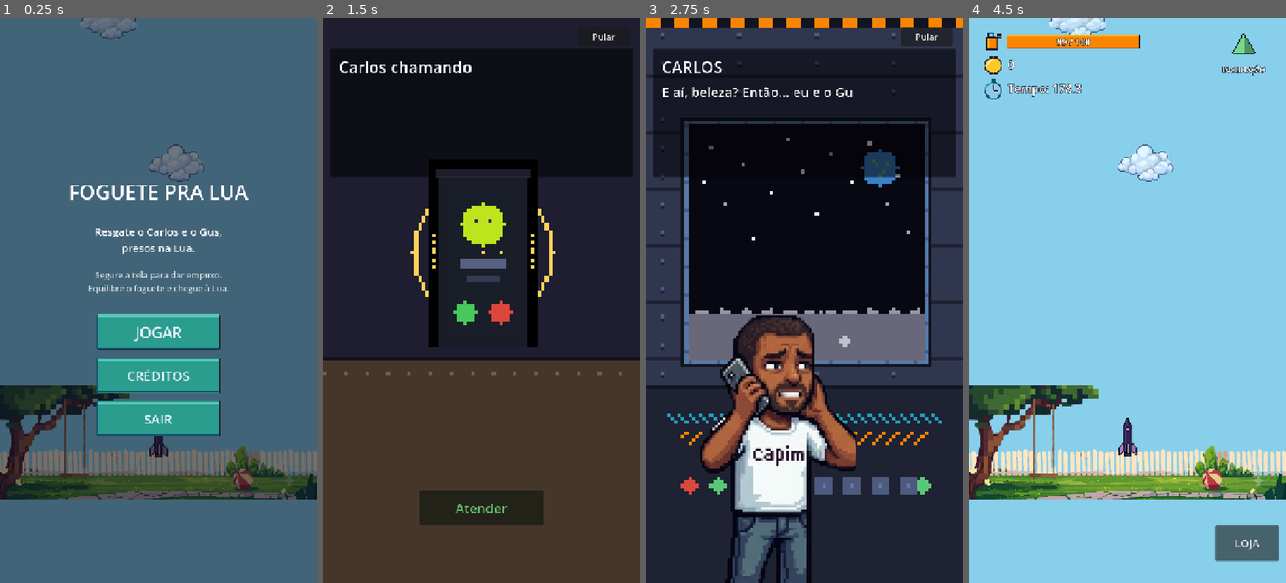
Above: before the commit, frames 1-4 (left to right).
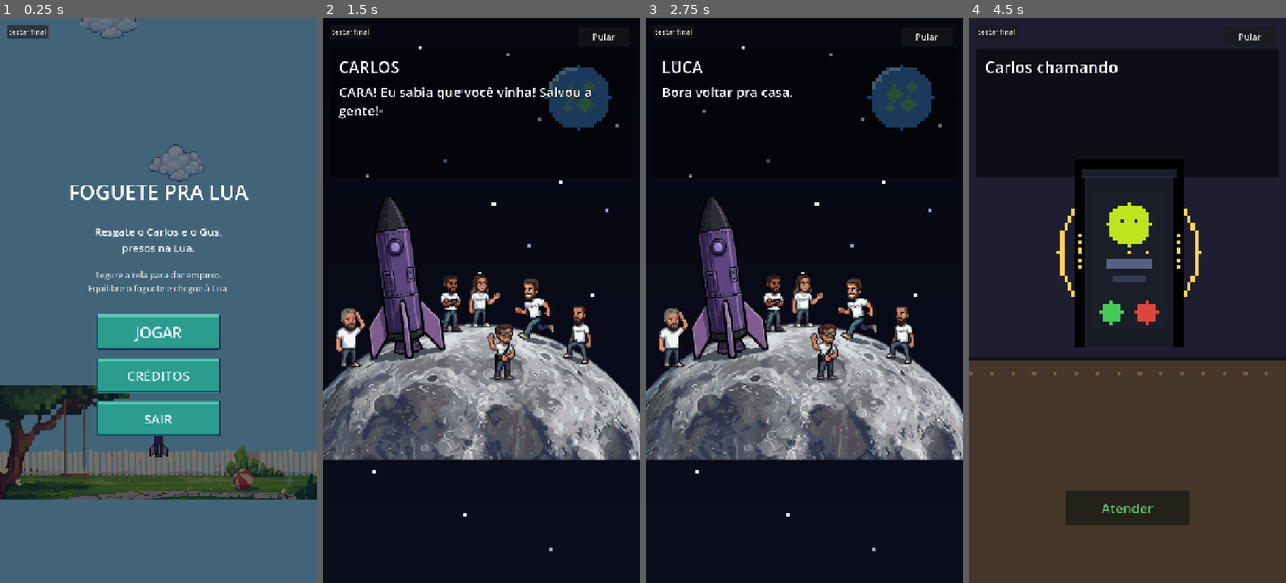
Above: after the commit, the same moments.

Repository: lucasevero/foguete-pra-lua
Game: Godot game, scene res://main.tscn
Same seed, same stepped clock (60 frames per second), same inputs: the game is played once before the commit and once after it.
Inputs (mouse positions are in pixels of both pictures, inside the frame that each line leads up to):
- Up to frame 1 (0.25 s): no input
- Up to frame 2 (1.5 s): click (351, 29) at 0.5 s, where only the run after the commit has a clickable "testar final"; click (481, 334) at 1.25 s, where only the run before the commit has a clickable "JOGAR"
- Up to frame 3 (2.75 s): click (804, 509) at 2 s, where only the run before the commit has a clickable "Atender"
- Up to frame 4 (4.5 s): click "Pular" at 2.75 s; click (1127, 345) at 3.5 s, where only the run after the commit has a clickable "REINICIAR"; click (1127, 334) at 4.25 s, where only the run after the commit has a clickable "JOGAR"

The runs differ from the first frame. In frame 1, 0.3% of the frame differs, in the area x 2-16%, y 1-4%; in frame 2, 70%; in frame 3, 57%; in frame 4, 99%, in the area x 0-100%, y 0-100%.

Commit message:
feat(integration): CENA 2 usa ilustrações cena_final sobre fundo de espaço + botão de teste
- cutscene_final: usa cena_final1 (chegada) / cena_final2 (foguete quebrado) como
  scene_art por cima de um space_bg estrelado; sem retratos (a cena mostra todos).
- CutsceneBeat: +campo scene_art (ilustração por cima do fundo); player ganha camada SceneArt.
- game_manager: botão DEBUG "testar final" no menu p/ tocar a CENA 2 sem jogar.
- remove fundos procedurais órfãos (moon_surface/moon_sit).

Co-Authored-By: Claude Opus 4.8 (1M context) <noreply@anthropic.com>

Diff:
--- a/cutscene_beat.gd
+++ b/cutscene_beat.gd
@@ -14,6 +14,7 @@
 @export var portrait_side: PortraitSide = PortraitSide.LEFT
 @export var background: Texture2D                     # null = usa background_color
 @export var background_color: Color = Color.BLACK     # fallback quando não há textura
+@export var scene_art: Texture2D                     # ilustração POR CIMA do fundo (ex.: cena final) — null = nenhuma
 @export var sfx: AudioStream                          # som opcional do beat
 @export var auto_advance_after: float = 0.0           # 0 = espera input; >0 = auto após N s
 
--- a/cutscene_final.gd
+++ b/cutscene_final.gd
@@ -1,45 +1,45 @@
 class_name CutsceneFinal
 ## Dados da CENA 2 (final — a chegada). Fonte: roteiro do time.
 ## Área: integration. Reaproveita o CutscenePlayer.
+##
+## Usa as ILUSTRAÇÕES de cena final do time (cenas completas, com todos os
+## personagens) sobre um fundo de espaço estrelado (space_bg). Por isso NÃO usa
+## retratos individuais:
+##   cena_final1 = chegada feliz, foguete intacto;
+##   cena_final2 = foguete quebrado/fumaçando, os três presos.
 
-const MOON := Color(0.11, 0.12, 0.18)     # fallback (interior/espaço)
-const GROUND := Color(0.10, 0.11, 0.18)   # fallback (exterior lunar)
-
-const CARLOS_1 := preload("res://assets/cutscenes/carlos1.png")
-const CARLOS_2 := preload("res://assets/cutscenes/carlos2.png")
-const GUS_2 := preload("res://assets/cutscenes/gus2.png")
-const LUCA_1 := preload("res://assets/cutscenes/luca1.png")
-const LUA_BG := preload("res://assets/cutscenes/lua_bg.png")
-const MOON_SURFACE := preload("res://assets/cutscenes/moon_surface.png")
-const MOON_SIT := preload("res://assets/cutscenes/moon_sit.png")
+const SPACE := Color(0.03, 0.03, 0.06)   # fallback caso o space_bg falte
+const SPACE_BG := preload("res://assets/cutscenes/space_bg.png")     # fundo: espaço estrelado
+const CENA_1 := preload("res://assets/cutscenes/cena_final1.png")    # chegada, foguete intacto
+const CENA_2 := preload("res://assets/cutscenes/cena_final2.png")    # foguete quebrado, presos
 
 static func build() -> Array[CutsceneBeat]:
 	var K := CutsceneBeat.Kind
 	var S := CutsceneBeat.PortraitSide
 	var beats: Array[CutsceneBeat] = [
-		CutsceneBeat.make(K.DIALOGUE, "CARLOS", "CARA! Eu sabia que você vinha! Salvou a gente!", S.LEFT, GROUND, ""),
-		CutsceneBeat.make(K.DIALOGUE, "LUCA", "Bora voltar pra casa.", S.RIGHT, GROUND, ""),
-		CutsceneBeat.make(K.DIALOGUE, "", "(Todos entram. Ignição… o motor tosse. Tenta de novo. Silêncio.)", S.LEFT, MOON, ""),
-		CutsceneBeat.make(K.DIALOGUE, "GUS", "Ãhn… Carlos.", S.RIGHT, MOON, ""),
-		CutsceneBeat.make(K.DIALOGUE, "CARLOS", "Que foi.", S.LEFT, MOON, ""),
-		CutsceneBeat.make(K.DIALOGUE, "GUS", "Esse foguete também não tem a volta codada.", S.RIGHT, MOON, ""),
-		CutsceneBeat.make(K.DIALOGUE, "", "(Os três, sentados na Lua. Capacetes na mão. A Terra, brilhando.)", S.LEFT, GROUND, ""),
-		CutsceneBeat.make(K.DIALOGUE, "CARLOS", "…Alguém trouxe o lanche?", S.LEFT, GROUND, ""),
-		CutsceneBeat.make(K.CAPTION, "", "Missão de resgate: concluída.\nMissão de retorno: não implementada.\n// TODO: codar a volta", S.LEFT, GROUND, ""),
+		CutsceneBeat.make(K.DIALOGUE, "CARLOS", "CARA! Eu sabia que você vinha! Salvou a gente!", S.LEFT, SPACE, ""),
+		CutsceneBeat.make(K.DIALOGUE, "LUCA", "Bora voltar pra casa.", S.RIGHT, SPACE, ""),
+		CutsceneBeat.make(K.DIALOGUE, "", "(Todos entram. Ignição… o motor tosse. Tenta de novo. Silêncio.)", S.LEFT, SPACE, ""),
+		CutsceneBeat.make(K.DIALOGUE, "GUS", "Ãhn… Carlos.", S.RIGHT, SPACE, ""),
+		CutsceneBeat.make(K.DIALOGUE, "CARLOS", "Que foi.", S.LEFT, SPACE, ""),
+		CutsceneBeat.make(K.DIALOGUE, "GUS", "Esse foguete também não tem a volta codada.", S.RIGHT, SPACE, ""),
+		CutsceneBeat.make(K.DIALOGUE, "", "(Os três, sentados na Lua. Capacetes na mão. A Terra, brilhando.)", S.LEFT, SPACE, ""),
+		CutsceneBeat.make(K.DIALOGUE, "CARLOS", "…Alguém trouxe o lanche?", S.LEFT, SPACE, ""),
+		CutsceneBeat.make(K.CAPTION, "", "Missão de resgate: concluída.\nMissão de retorno: não implementada.\n// TODO: codar a volta", S.LEFT, SPACE, ""),
 	]
-	beats[0].portrait = CARLOS_1
-	beats[1].portrait = LUCA_1
-	beats[3].portrait = GUS_2
-	beats[4].portrait = CARLOS_2
-	beats[5].portrait = GUS_2
-	# beats 2, 6, 7, 8 sem retrato (ação / wide-shot / legenda)
-	beats[0].background = MOON_SURFACE
-	beats[1].background = MOON_SURFACE
-	beats[2].background = LUA_BG
-	beats[3].background = LUA_BG
-	beats[4].background = LUA_BG
-	beats[5].background = LUA_BG
-	beats[6].background = MOON_SIT
-	beats[7].background = MOON_SIT
-	beats[8].background = MOON_SIT
+	# fundo de espaço em todos os beats; a ilustração (cena_final) vem por cima.
+	for b in beats:
+		b.background = SPACE_BG
+	# chegada feliz (foguete intacto) nos 2 primeiros; da ignição falha em diante,
+	# a cena do foguete quebrado / os três presos.
+	beats[0].scene_art = CENA_1
+	beats[1].scene_art = CENA_1
+	beats[2].scene_art = CENA_2
+	beats[3].scene_art = CENA_2
+	beats[4].scene_art = CENA_2
+	beats[5].scene_art = CENA_2
+	beats[6].scene_art = CENA_2
+	beats[7].scene_art = CENA_2
+	beats[8].scene_art = CENA_2
+	# sem retratos: as ilustrações já mostram os personagens.
 	return beats
--- a/cutscene_player.gd
+++ b/cutscene_player.gd
@@ -32,6 +32,7 @@
 
 @onready var _bg: ColorRect = $Background
 @onready var _bg_art: TextureRect = $BackgroundArt
+@onready var _scene_art: TextureRect = $SceneArt
 @onready var _scene: Control = $Scene
 @onready var _top_panel: Panel = $Scene/TopPanel
 @onready var _location: Label = $Scene/TopPanel/LocationLabel
@@ -87,11 +88,16 @@
 
 func _show_beat(beat: CutsceneBeat) -> void:
 	_bg.color = beat.background_color        # cor de fallback do ambiente
-	if beat.background != null:               # textura do ambiente (ex.: LUA)
+	if beat.background != null:               # textura do ambiente (ex.: LUA, espaço)
 		_bg_art.texture = beat.background
 		_bg_art.visible = true
 	else:
 		_bg_art.visible = false
+	if beat.scene_art != null:                # ilustração por cima do fundo (ex.: cena final)
+		_scene_art.texture = beat.scene_art
+		_scene_art.visible = true
+	else:
+		_scene_art.visible = false
 	if beat.sfx != null:
 		_audio.stream = beat.sfx
 		_audio.play()
--- a/cutscene_player.tscn
+++ b/cutscene_player.tscn
@@ -18,6 +18,14 @@
 anchor_bottom = 1.0
 expand_mode = 1
 stretch_mode = 6
+
+[node name="SceneArt" type="TextureRect" parent="."]
+visible = false
+mouse_filter = 2
+anchor_right = 1.0
+anchor_bottom = 1.0
+expand_mode = 1
+stretch_mode = 5
 
 [node name="Scene" type="Control" parent="."]
 mouse_filter = 2
--- a/game_manager.gd
+++ b/game_manager.gd
@@ -36,6 +36,20 @@
 	get_tree().paused = true            # congela tudo; a UI mostra o menu por cima
 	if _has_started_once:
 		_begin()                        # REINICIAR: joga direto (sem cutscene)
+	_add_debug_final_button()           # DEBUG: testar a CENA 2 sem jogar
+
+func _add_debug_final_button() -> void:
+	# DEBUG (temporário): botão que toca a CENA 2 direto, pra testar sem jogar a partida.
+	var cl := CanvasLayer.new()
+	cl.layer = 200
+	cl.process_mode = Node.PROCESS_MODE_ALWAYS
+	add_child(cl)
+	var b := Button.new()
+	b.text = "testar final"
+	b.position = Vector2(16, 16)
+	b.process_mode = Node.PROCESS_MODE_ALWAYS
+	b.pressed.connect(_play_final_cutscene)
+	cl.add_child(b)
 
 func _on_start_requested() -> void:    # Menu "JOGAR"
 	_has_started_once = true
Not shown, changed: assets/cutscenes/cena_final1.png.import
Not shown, added: assets/cutscenes/cena_final2.png.import
Binary file removed: assets/cutscenes/moon_sit.png
Binary file removed: assets/cutscenes/moon_surface.png
Binary file added: assets/cutscenes/space_bg.png
Not shown, changed: assets/cutscenes/space_bg.png.import
Not shown, removed: assets/cutscenes/generate_final_bgs.py
Not shown, added: assets/cutscenes/generate_space_bg.py
